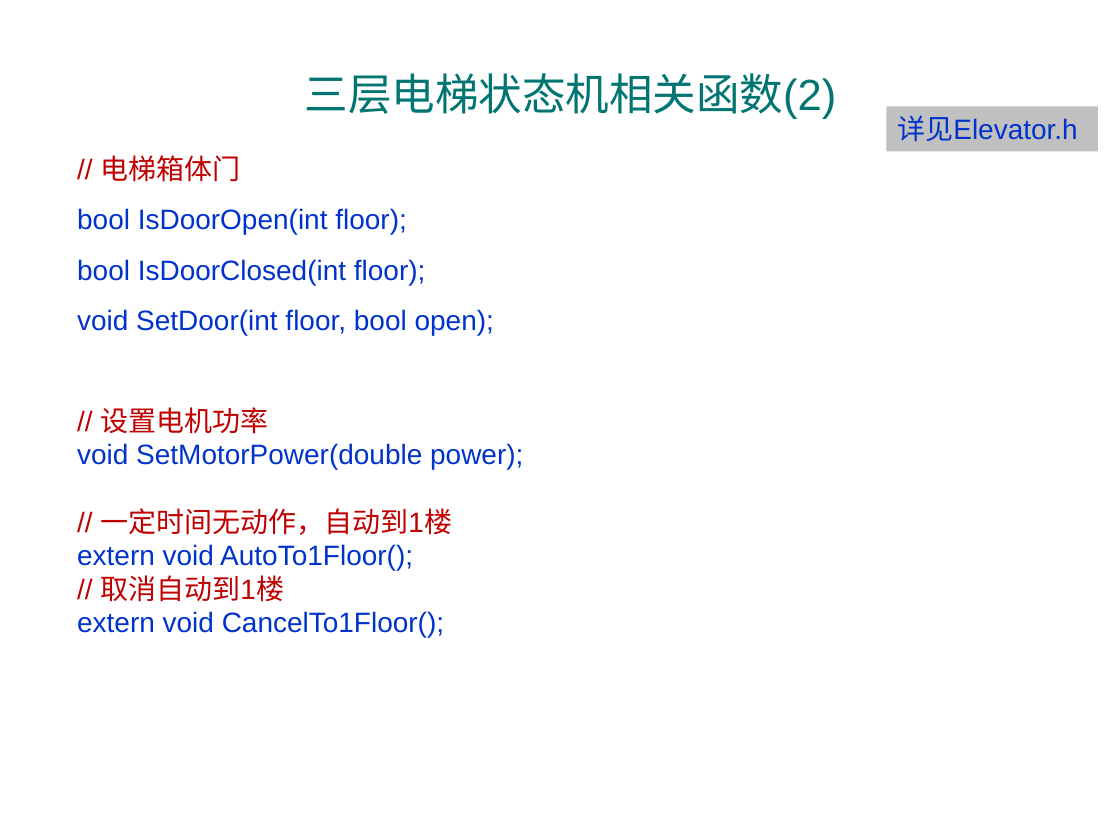
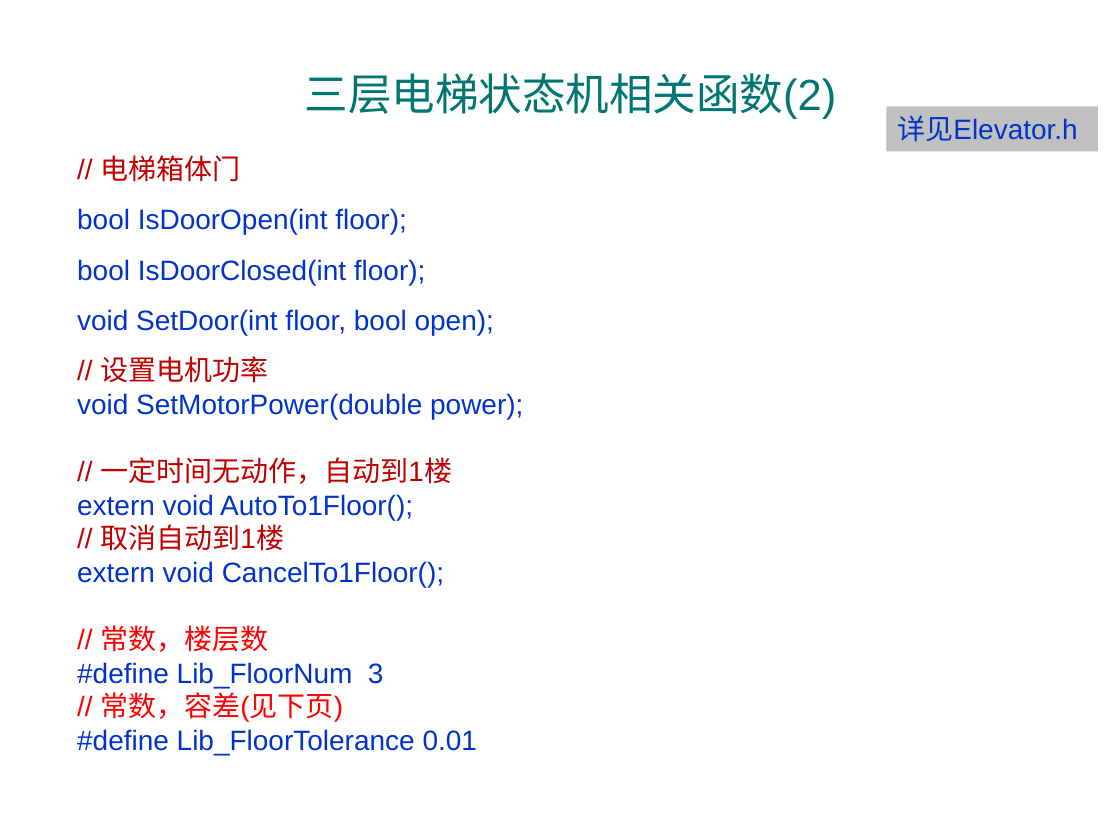
Before and after one commit to jtrfid/C-Repositories, a slide deck: slide 28 of C语言课程设计/2016/Garage_mfc/状态和状态机.pptx. Drawn at 1120x840 pixels with LibreOffice and Linux fonts; fonts in the diff are those of the drawing; background and template pictures are left out. Boxes give left, top, right and bottom in pixels: in the first picture for what was removed or moved away, otherwise in the second. Text is boxed around its words. In the diff, an @@ line names an element or a change of style, - is before the commit and + after.

```diff
--- a/C语言课程设计/2016/Garage_mfc/状态和状态机.pptx
+++ b/C语言课程设计/2016/Garage_mfc/状态和状态机.pptx
@@ text at bbox=[77, 625, 477, 755]: paragraphs added @@
+// 常数，楼层数
+#define Lib_FloorNum 3
+// 常数，容差(见下页)
+#define Lib_FloorTolerance 0.01
```
Also in this commit, not shown: 1 other slide changed, 3 other files.
